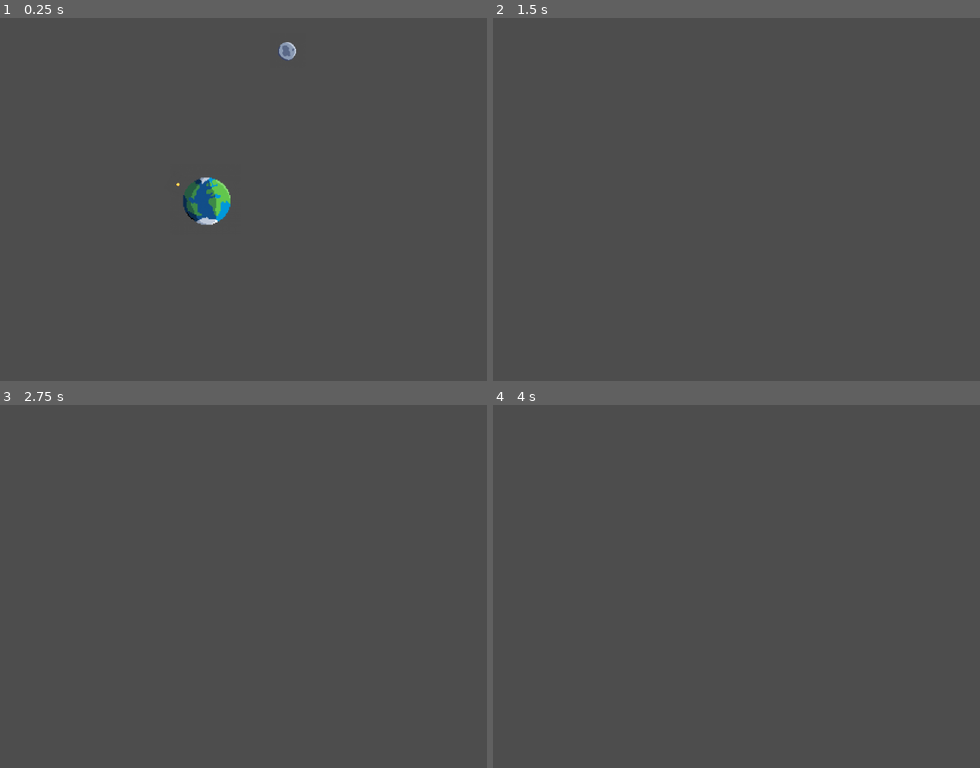
Above: before the commit, frames 1-4 (two rows, left to right).
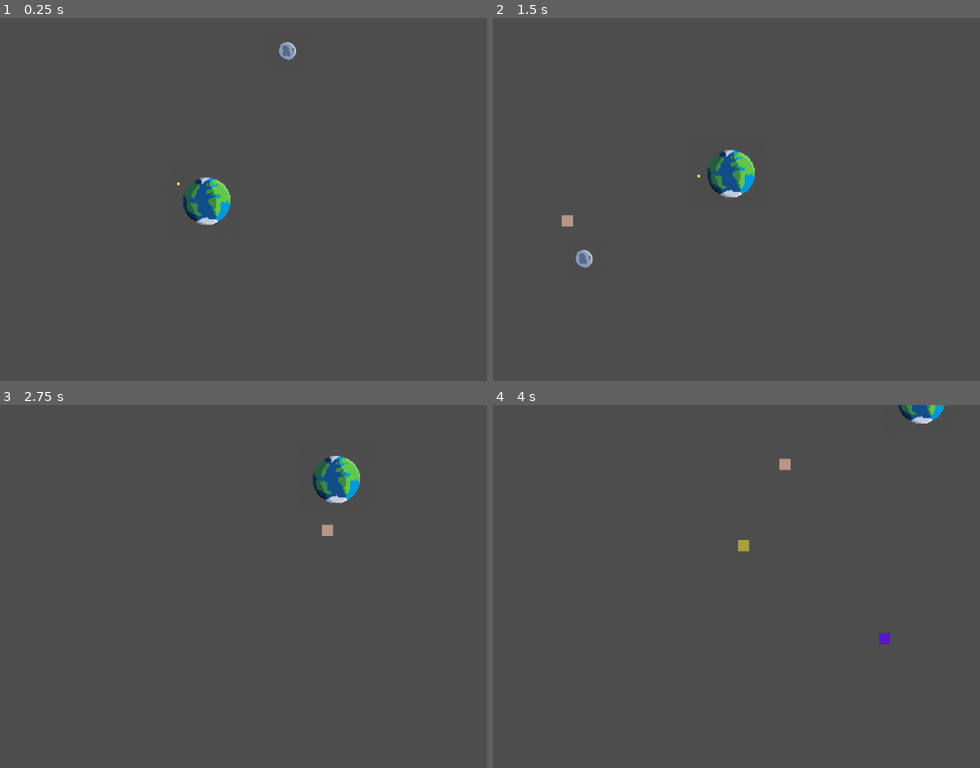
Above: after the commit, the same moments.

Repository: hunterjsb/spaceballs
Game: Godot game, scene res://node_2d.tscn
The game is run twice, just before and just after one commit, with the same random seed, the same clock (stepped at 60 frames per second) and the same inputs.
Inputs (mouse positions are in pixels of both pictures, inside the frame that each line leads up to):
- Up to frame 1 (0.25 s): no input
- Up to frame 2 (1.5 s): tap Enter (ui_accept) at 0.5, 0.77 s; move the mouse to (838, 181) at 0.52 s; hold Ctrl 0.53-1.28 s; click (838, 181) at 0.67 s; move the mouse to (570, 217) at 1.27 s; tap Ctrl at 1.35 s; click (570, 217) at 1.42 s
- Up to frame 3 (2.75 s): tap Enter (ui_accept) at 1.52 s; move the mouse to (267, 506) at 2.02 s; hold Ctrl from 2.03 s (still down); click (267, 506) at 2.17 s
- Up to frame 4 (4 s): move the mouse to (663, 659) at 2.77 s; release Ctrl at 2.78 s; tap Ctrl at 2.85 s; click (663, 659) at 2.92 s; tap Enter (ui_accept) at 3.02, 3.77 s; move the mouse to (892, 640) at 3.52 s; hold Ctrl from 3.53 s (still down); click (892, 640) at 3.67 s

The runs differ from the first frame. In frame 1, less than 0.1% of the frame differs, in the area x 36-38%, y 45-47%; in frame 2, 1.2%, in the area x 14-54%, y 36-70%; in frame 3, 1.1%; in frame 4, 0.6%.

Commit message:
fixed rocket

Diff:
--- a/Rocket.gd
+++ b/Rocket.gd
@@ -2,9 +2,9 @@
 
 var launched = false
 var earth: GravitationalBody
-var base_launch_speed = 100  # Minimum launch speed
-var max_launch_speed = 1000  # Maximum launch speed
-var charge_rate = 200  # How fast the launch speed increases per second
+var base_launch_speed = 300
+var max_launch_speed = 2000
+var charge_rate = 250  # How fast the launch speed increases per second
 var current_charge = 0
 var launch_angle = deg_to_rad(45)  # Launch angle in radians (45 degrees)
 
--- a/node_2d.gd
+++ b/node_2d.gd
@@ -19,8 +19,6 @@
 func _physics_process(delta):
 	# Apply gravity to spawned bodies
 	for body in bodies:
-		if $Rocket.launched:
-			apply_gravity($Rocket, body, delta)
 		for other_body in bodies:
 			if body != other_body:
 				apply_gravity(body, other_body, delta)
--- a/node_2d.tscn
+++ b/node_2d.tscn
@@ -32,6 +32,7 @@
 radius = 20.0
 
 [node name="Rocket" type="Sprite2D" parent="."]
+position = Vector2(529, 297)
 scale = Vector2(0.15, 0.15)
 texture = ExtResource("6_2vqxk")
 script = ExtResource("3_wsw5a")
